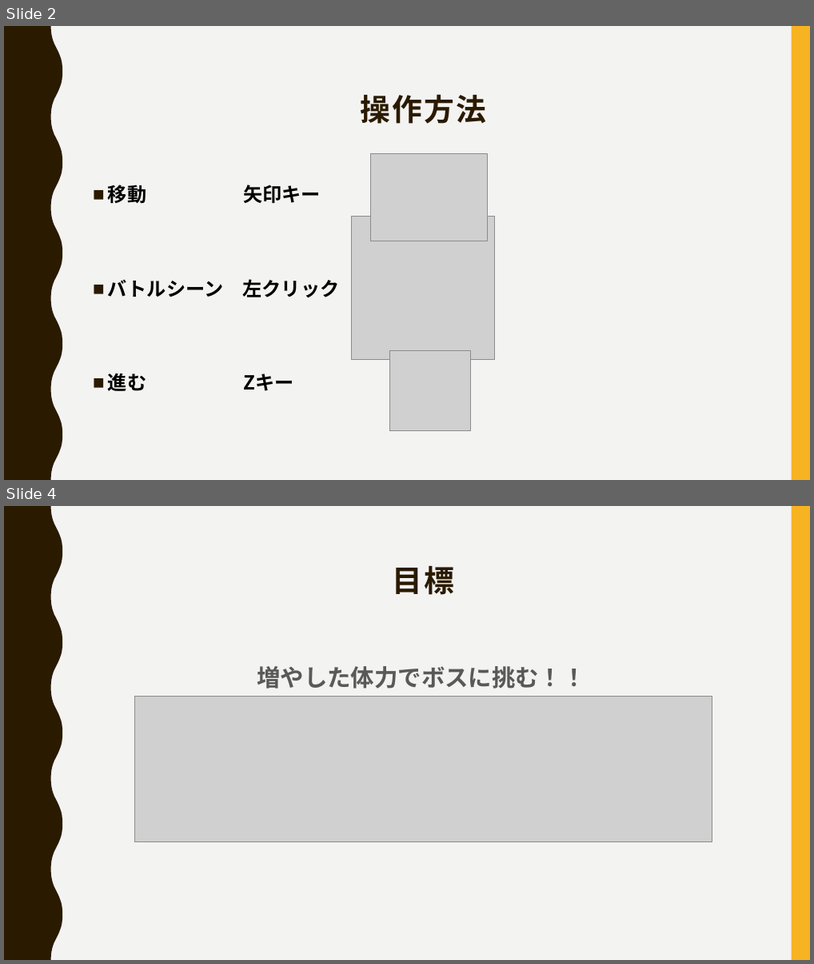
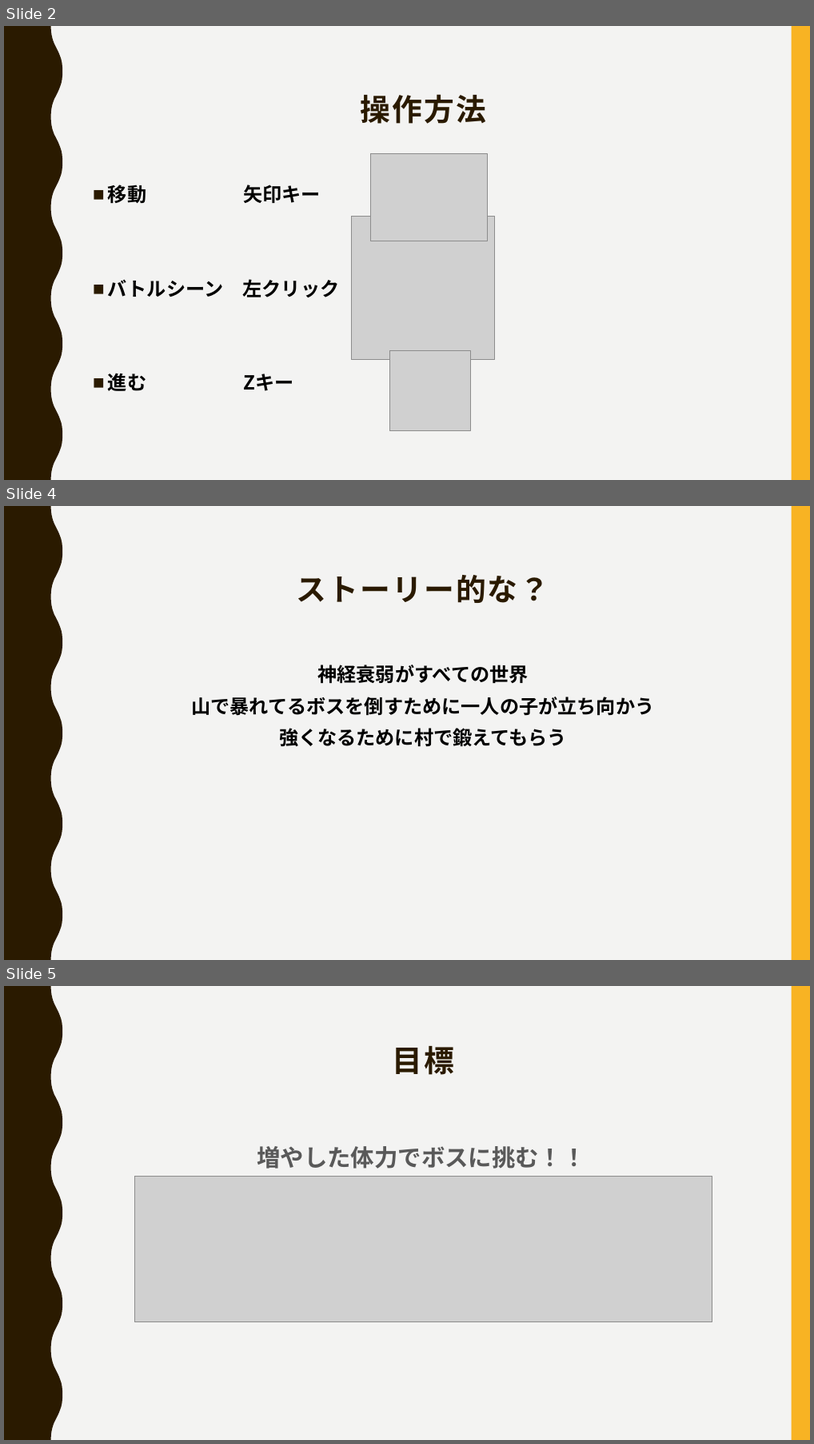
Before and after one commit to otowq/sologame, a slide deck: プレゼン.pptx. Shown one above the other, each under a label of ours: slides 2 and 4 before the commit, slides 2, 4 and 5 after it; the slides between them are not shown. The pictures are 814x964 and 814x1444 pixels, drawn with LibreOffice and Linux fonts; fonts in the diff are those of the drawing; grey boxes stand for pictures. Boxes give left, top, right and bottom in pixels: in the first picture for what was removed or moved away, otherwise in the second. Text is boxed around its words. In the diff, an @@ line names an element or a change of style, - is before the commit and + after.

```diff
--- a/プレゼン.pptx
+++ b/プレゼン.pptx
@@ slide 4 added at (x1=4, y1=506, x2=810, y2=960), background #F3F3F2; not listed: 2 template elements that a slide beside it also shows @@
@@ title added at (x1=297, y1=575, x2=550, y2=603), 36 pt, text #2A1A00, bold @@
+ストーリー的な？
@@ text added at (x1=191, y1=664, x2=654, y2=746), 23 pt, text #000000, bold @@
+神経衰弱がすべての世界
+山で暴れてるボスを倒すために一人の子が立ち向かう
+強くなるために村で鍛えてもらう
@@ what was slide 4 is now slide 5 @@
```
Also in this commit, not shown: 2 slides changed, 6 other files.
